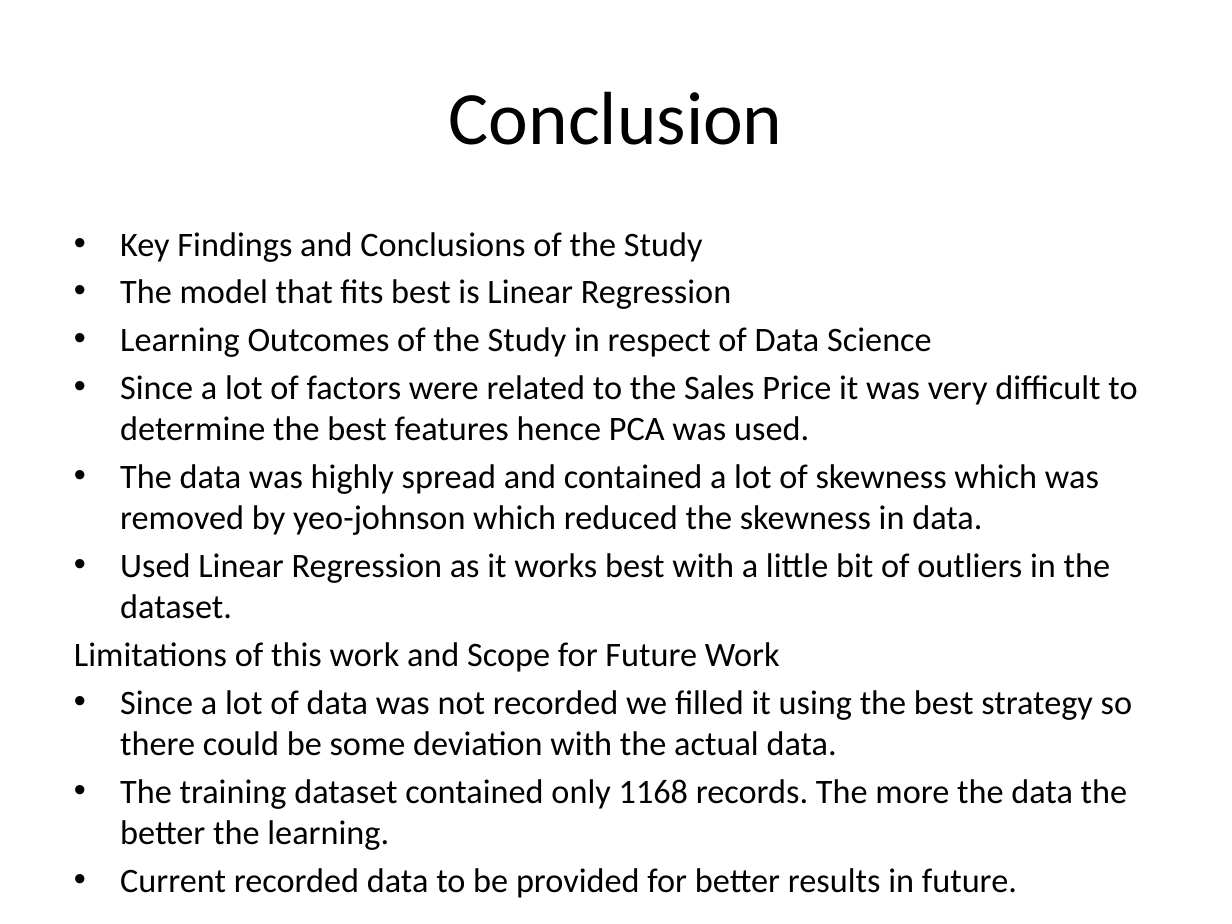
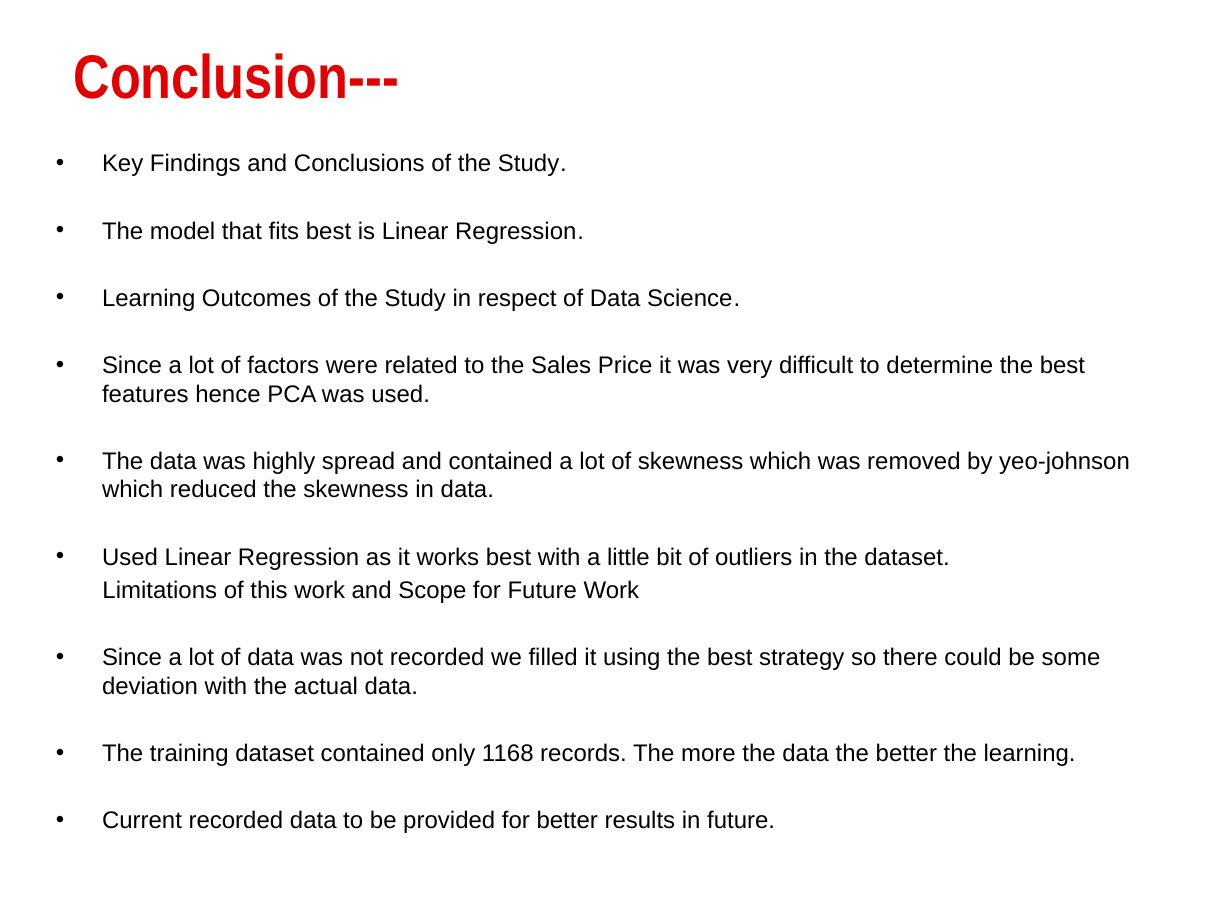
Before and after one commit to SudhanshuKumar19/Web-Scraping-Assignment-1, a slide deck: slide 15 of House Price Prediction PPT.pptx (slide 13 before the commit). Drawn at 1232x924 pixels with LibreOffice and Linux fonts; fonts in the diff are those of the drawing; background and template pictures are left out. Boxes give left, top, right and bottom in pixels: in the first picture for what was removed or moved away, otherwise in the second. Text is boxed around its words. In the diff, an @@ line names an element or a change of style, - is before the commit and + after.

```diff
--- a/House Price Prediction PPT.pptx
+++ b/House Price Prediction PPT.pptx
@@ title at <box>74,53,399,99</box>: text changed; size 44 to 36 pt; font Calibri to Arial Narrow; text colour #000000 to gradient #E30000 to #760303; bold on @@
-Conclusion
+Conclusion---
@@ text "Key Findings and Conclusions of ...": place and size @@
-text "Key Findings and Conclusions of ..." at <box>74,232,1137,809</box>
+text "Key Findings and Conclusions of ..." at <box>102,153,1130,766</box>
@@ text at <box>102,153,740,311</box>: text changed; size 20 to 14 pt; font Calibri to Arial @@
-• Key Findings and Conclusions of the Study
-• The model that fits best is Linear Regression
-• Learning Outcomes of the Study in respect of Data Science
+• Key Findings and Conclusions of the Study.
+• The model that fits best is Linear Regression.
+• Learning Outcomes of the Study in respect of Data Science.
@@ text at <box>102,355,1130,766</box>: size 20 to 14 pt, font Calibri to Arial in "Since a lot of factors were related ...", "The data was highly spread and contained ...", "Used Linear Regression as it works best ...", "Limitations of this work and Scope for ..." and 3 more places; less space between paragraphs @@
```
Also in this commit, not shown: 11 other slides changed, 3 slides added, 1 slide removed.
